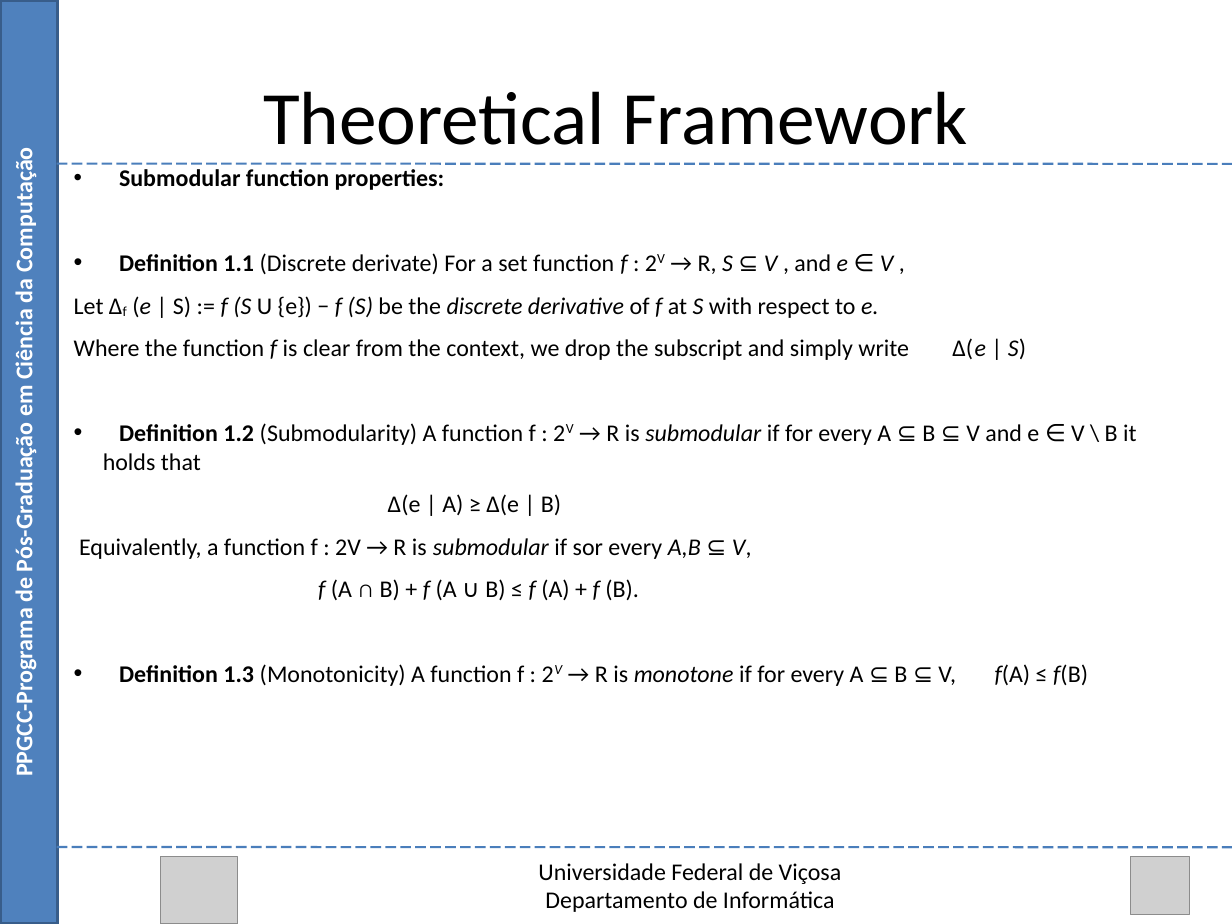
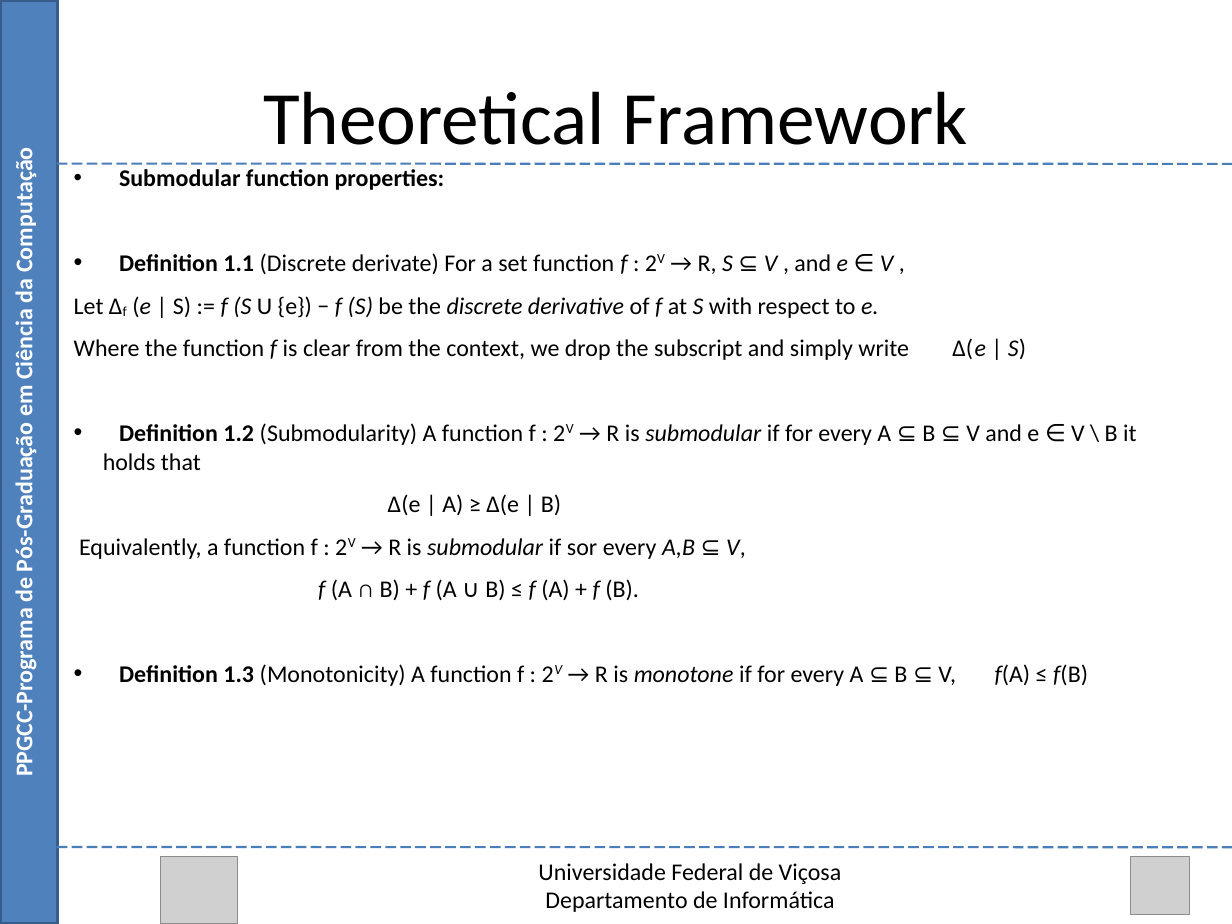
Before and after one commit to Marvinsky/research-marvin, a slide deck: slide 22 of latex/odp/selection heuristics.odp. Drawn at 1232x924 pixels with LibreOffice and Linux fonts; fonts in the diff are those of the drawing; grey boxes stand for pictures. Boxes give left, top, right and bottom in pixels: in the first picture for what was removed or moved away, otherwise in the second. Text is boxed around its words. In the diff, an @@ line names an element or a change of style, - is before the commit and + after.

```diff
--- a/latex/odp/selection heuristics.odp
+++ b/latex/odp/selection heuristics.odp
@@ text at [79, 538, 740, 559]: now superscript in "2V" @@
```
Also in this commit, not shown: 1 other slide changed, 1 other file.
